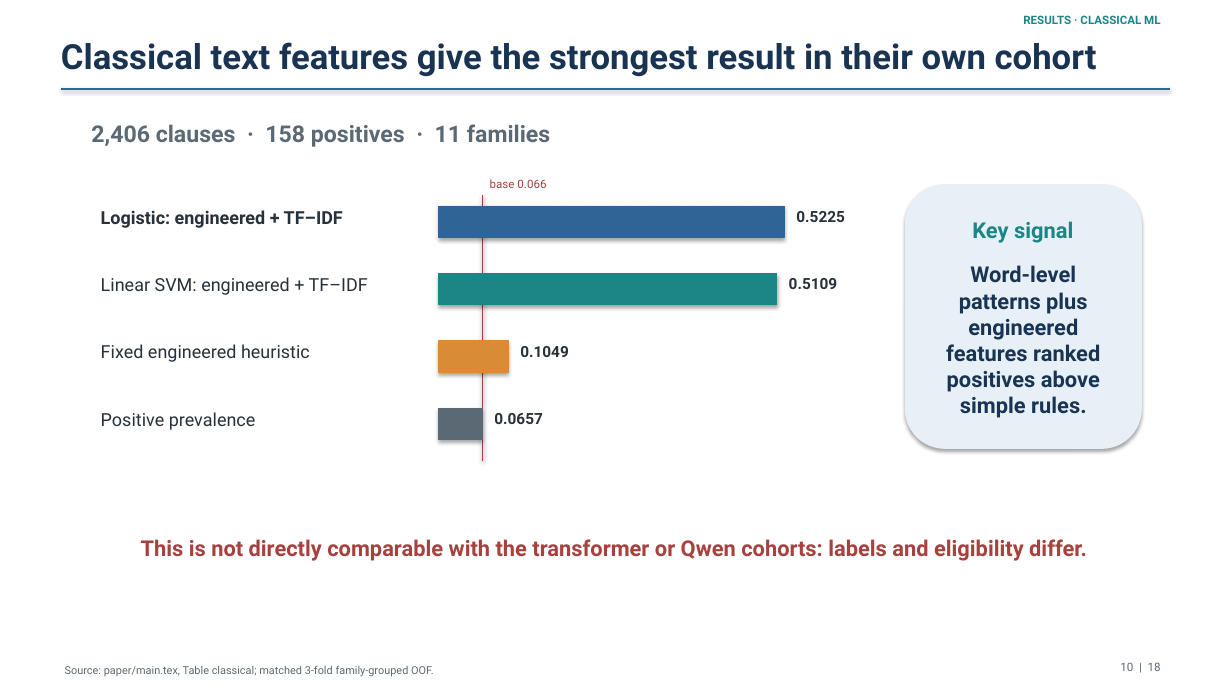
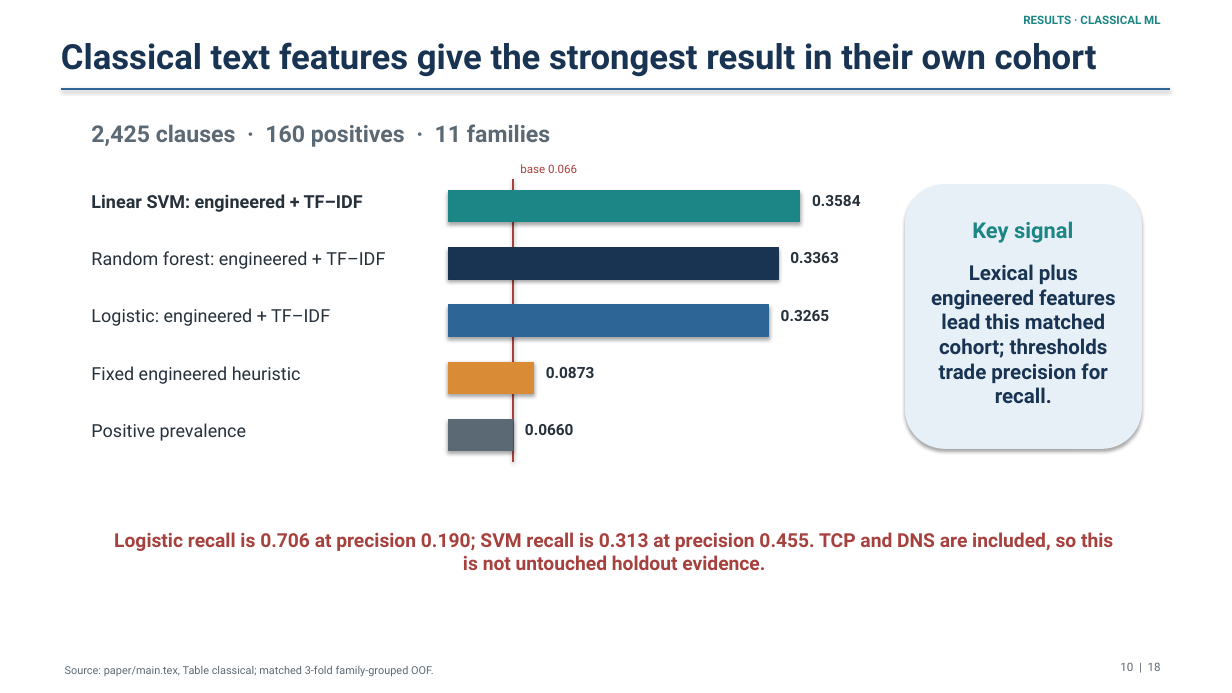
Before and after one commit to osama-elkhuriby/ietf-ambiguity-detection, a slide deck: slide 10 of paper/presentation/ietf_ambiguity_detection_presentation.pptx. Drawn at 1232x693 pixels with LibreOffice and Linux fonts; fonts in the diff are those of the drawing. Boxes give left, top, right and bottom in pixels: in the first picture for what was removed or moved away, otherwise in the second. Text is boxed around its words. In the diff, an @@ line names an element or a change of style, - is before the commit and + after.

```diff
--- a/paper/presentation/ietf_ambiguity_detection_presentation.pptx
+++ b/paper/presentation/ietf_ambiguity_detection_presentation.pptx
@@ text at (x1=91, y1=124, x2=550, y2=147): text changed @@
-2,406 clauses · 158 positives · 11 families
+2,425 clauses · 160 positives · 11 families
@@ line moved from (482, 195) - (482, 461) to (513, 179) - (513, 462) @@
@@ text "base 0.066" moved from (x1=490, y1=179, x2=546, y2=188) to (x1=520, y1=164, x2=577, y2=173) @@
@@ text "Linear SVM: engineered + TF–IDF" moved from (x1=101, y1=277, x2=368, y2=295) to (x1=91, y1=194, x2=363, y2=212) @@
@@ text "Linear SVM: engineered + TF–IDF" at (x1=91, y1=194, x2=363, y2=212): bold on @@
@@ rectangle resized from (x1=439, y1=274, x2=777, y2=305) to (x1=448, y1=190, x2=800, y2=222) @@
@@ text at (x1=812, y1=195, x2=861, y2=206): text changed @@
-0.5225
+0.3584
@@ text added at (x1=91, y1=251, x2=385, y2=269), 14 pt, text #26313B @@
+Random forest: engineered + TF–IDF
@@ rectangle added at (x1=448, y1=248, x2=778, y2=279), fill #183452, outline #183452 0.75 pt @@
@@ text at (x1=790, y1=252, x2=839, y2=263): text changed @@
-0.5109
+0.3363
@@ text at (x1=931, y1=264, x2=1115, y2=403): text changed; size 17 to 16 pt @@
-Word-level patterns plus engineered features ranked positives above simple rules.
+Lexical plus engineered features lead this matched cohort; thresholds trade precision for recall.
@@ text "Logistic: engineered + TF–IDF" moved from (x1=101, y1=210, x2=343, y2=228) to (x1=91, y1=308, x2=330, y2=326) @@
@@ text "Logistic: engineered + TF–IDF" at (x1=91, y1=308, x2=330, y2=326): bold off @@
@@ rectangle resized from (x1=439, y1=206, x2=785, y2=238) to (x1=448, y1=305, x2=769, y2=336) @@
@@ text added at (x1=781, y1=310, x2=830, y2=321), 12 pt, text #26313B, bold @@
+0.3265
@@ text "Fixed engineered heuristic" moved from (x1=101, y1=344, x2=310, y2=362) to (x1=91, y1=366, x2=301, y2=384) @@
@@ rectangle resized from (x1=439, y1=341, x2=508, y2=372) to (x1=448, y1=362, x2=534, y2=394) @@
@@ text at (x1=546, y1=367, x2=595, y2=378): text changed @@
-0.1049
+0.0873
@@ text "Positive prevalence" moved from (x1=101, y1=412, x2=256, y2=430) to (x1=91, y1=423, x2=247, y2=441) @@
@@ rectangle resized from (x1=439, y1=409, x2=482, y2=440) to (x1=448, y1=420, x2=513, y2=451) @@
@@ text at (x1=525, y1=424, x2=574, y2=435): text changed @@
-0.0657
+0.0660
@@ text added at (x1=114, y1=532, x2=1113, y2=570), 15 pt, text #A6413E, bold @@
+Logistic recall is 0.706 at precision 0.190; SVM recall is 0.313 at precision 0.455. TCP and DNS are included, so this is not untouched holdout evidence.
@@ text removed at (x1=141, y1=539, x2=1087, y2=561) @@
-This is not directly comparable with the transformer or Qwen cohorts: labels and eligibility differ.
```
Also in this commit, not shown: 7 other slides changed, 2 slides added, 2 slides removed, 29 other files.
